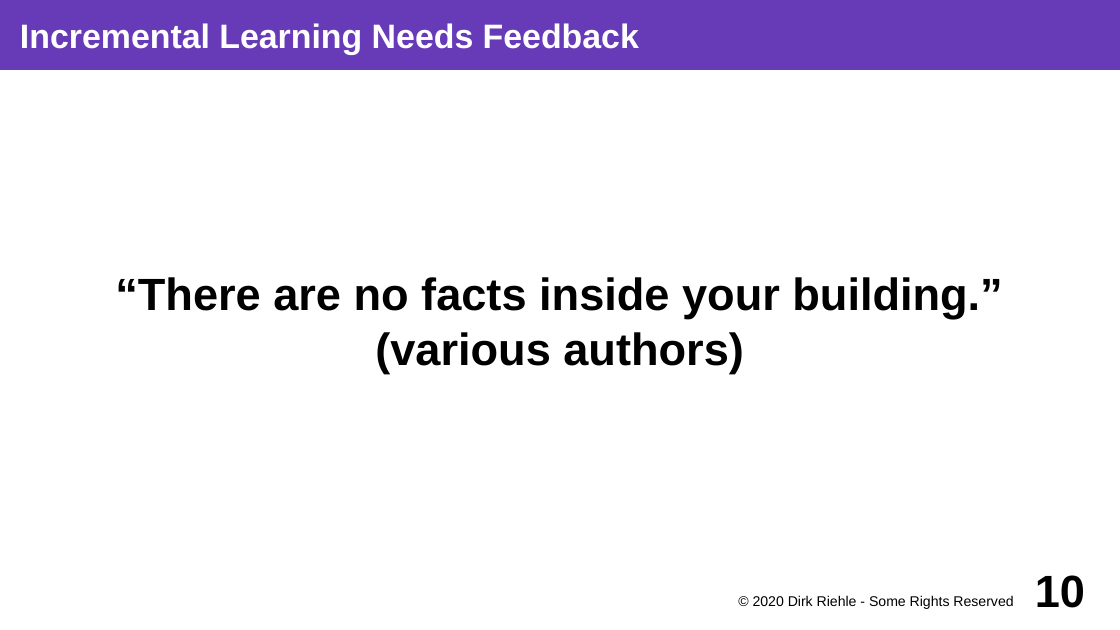
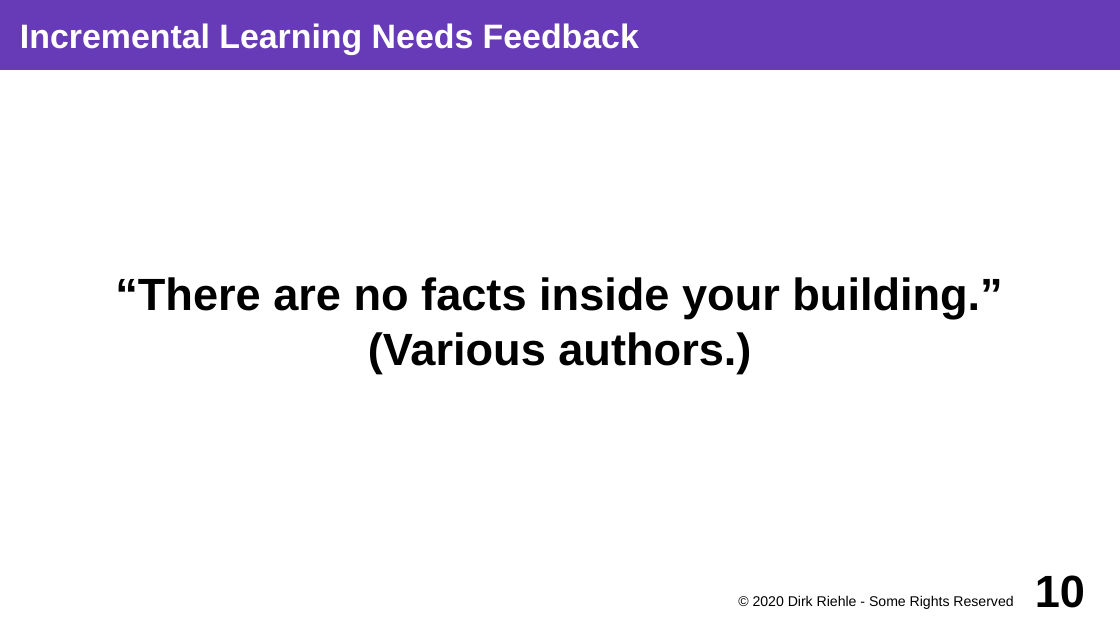
Before and after one commit to dirkriehle/coss-course, a slide deck: slide 10 of Lecture slides/COSS D01 - Software Startups.odp. Drawn at 1120x630 pixels with LibreOffice and Linux fonts; fonts in the diff are those of the drawing. Boxes give left, top, right and bottom in pixels: in the first picture for what was removed or moved away, otherwise in the second. Text is boxed around its words. In the diff, an @@ line names an element or a change of style, - is before the commit and + after.

```diff
--- a/Lecture slides/COSS D01 - Software Startups.odp
+++ b/Lecture slides/COSS D01 - Software Startups.odp
@@ subtitle at (x1=115, y1=277, x2=1002, y2=373): text changed @@
-“There are no facts inside your building.” (various authors)
+“There are no facts inside your building.” (Various authors.)
```
Also in this commit, not shown: 5 other slides changed, 5 other files.
